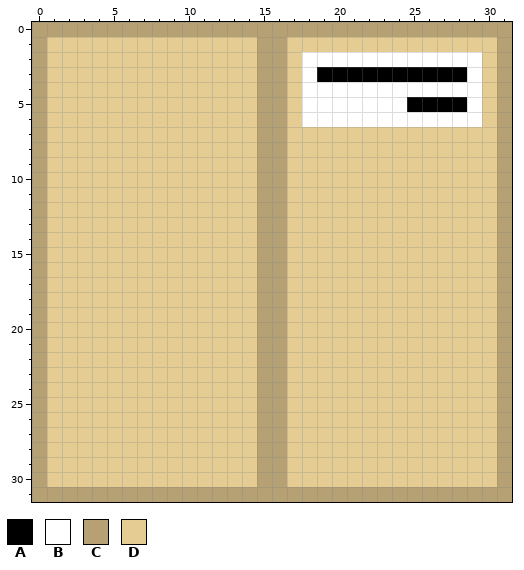
Edited in one commit: pixel-art sprite (Assets/Sprites/box-label.png). The picture above is the old version.
The file is 32x32 pixels.
Palette (. is transparent): A #000000  B #ffffff  C #b5a173  D #e5cc92
Pixels before, first column x 0:
 0 CCCCCCCCCCCCCCCCCCCCCCCCCCCCCCCC
 1 CDDDDDDDDDDDDDDCCDDDDDDDDDDDDDDC
 2 CDDDDDDDDDDDDDDCCDBBBBBBBBBBBBDC
 3 CDDDDDDDDDDDDDDCCDBAAAAAAAAAABDC
 4 CDDDDDDDDDDDDDDCCDBBBBBBBBBBBBDC
 5 CDDDDDDDDDDDDDDCCDBBBBBBBAAAABDC
 6 CDDDDDDDDDDDDDDCCDBBBBBBBBBBBBDC
 7 CDDDDDDDDDDDDDDCCDDDDDDDDDDDDDDC
 8 CDDDDDDDDDDDDDDCCDDDDDDDDDDDDDDC
 9 CDDDDDDDDDDDDDDCCDDDDDDDDDDDDDDC
10 CDDDDDDDDDDDDDDCCDDDDDDDDDDDDDDC
11 CDDDDDDDDDDDDDDCCDDDDDDDDDDDDDDC
12 CDDDDDDDDDDDDDDCCDDDDDDDDDDDDDDC
13 CDDDDDDDDDDDDDDCCDDDDDDDDDDDDDDC
14 CDDDDDDDDDDDDDDCCDDDDDDDDDDDDDDC
15 CDDDDDDDDDDDDDDCCDDDDDDDDDDDDDDC
16 CDDDDDDDDDDDDDDCCDDDDDDDDDDDDDDC
17 CDDDDDDDDDDDDDDCCDDDDDDDDDDDDDDC
18 CDDDDDDDDDDDDDDCCDDDDDDDDDDDDDDC
19 CDDDDDDDDDDDDDDCCDDDDDDDDDDDDDDC
20 CDDDDDDDDDDDDDDCCDDDDDDDDDDDDDDC
21 CDDDDDDDDDDDDDDCCDDDDDDDDDDDDDDC
22 CDDDDDDDDDDDDDDCCDDDDDDDDDDDDDDC
23 CDDDDDDDDDDDDDDCCDDDDDDDDDDDDDDC
24 CDDDDDDDDDDDDDDCCDDDDDDDDDDDDDDC
25 CDDDDDDDDDDDDDDCCDDDDDDDDDDDDDDC
26 CDDDDDDDDDDDDDDCCDDDDDDDDDDDDDDC
27 CDDDDDDDDDDDDDDCCDDDDDDDDDDDDDDC
28 CDDDDDDDDDDDDDDCCDDDDDDDDDDDDDDC
29 CDDDDDDDDDDDDDDCCDDDDDDDDDDDDDDC
30 CDDDDDDDDDDDDDDCCDDDDDDDDDDDDDDC
31 CCCCCCCCCCCCCCCCCCCCCCCCCCCCCCCC
The same view after the edit:
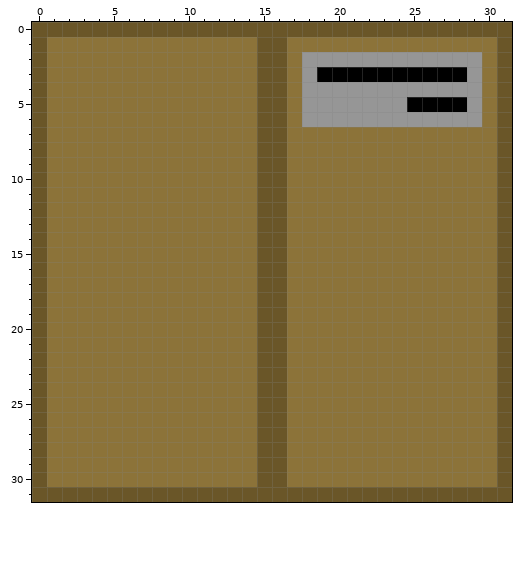
Diff:
colour B: #ffffff -> #969696
colour C: #b5a173 -> #6a5628
colour D: #e5cc92 -> #8c7339
